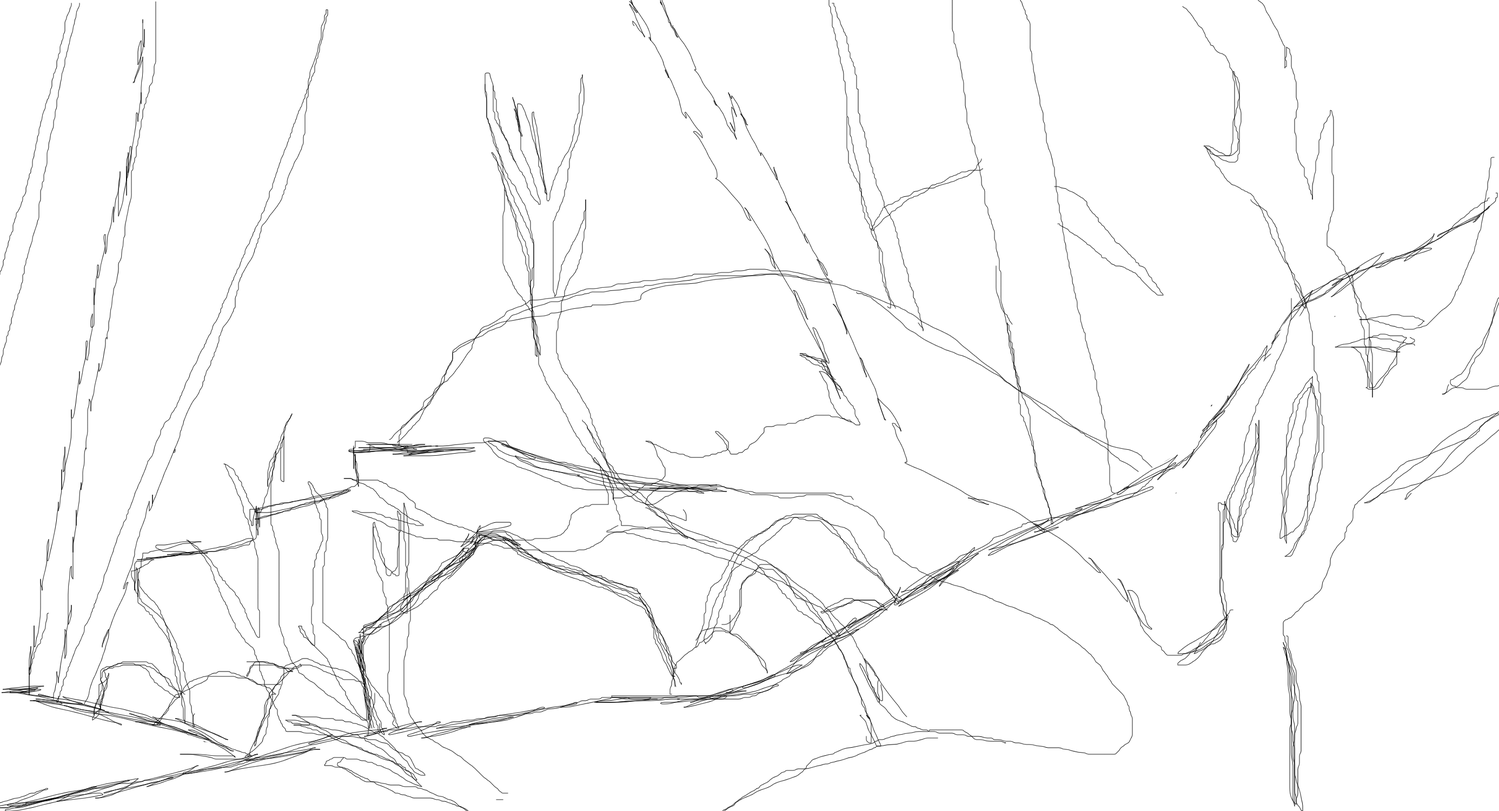
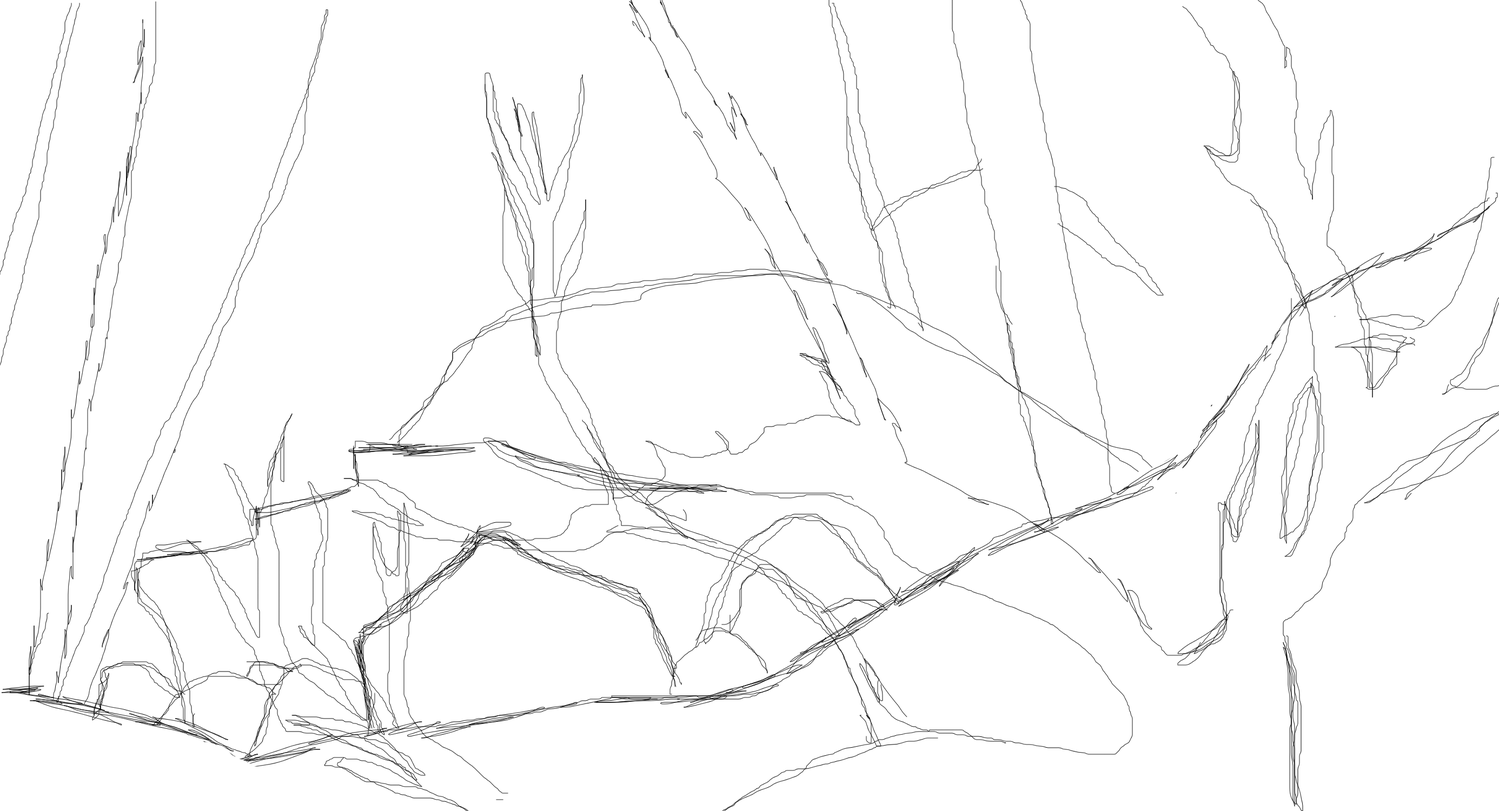
Comparing the layer stacks of the two 1499 x 811 images. Changes:
painted on "midground" over <box>0,743,258,811</box>
